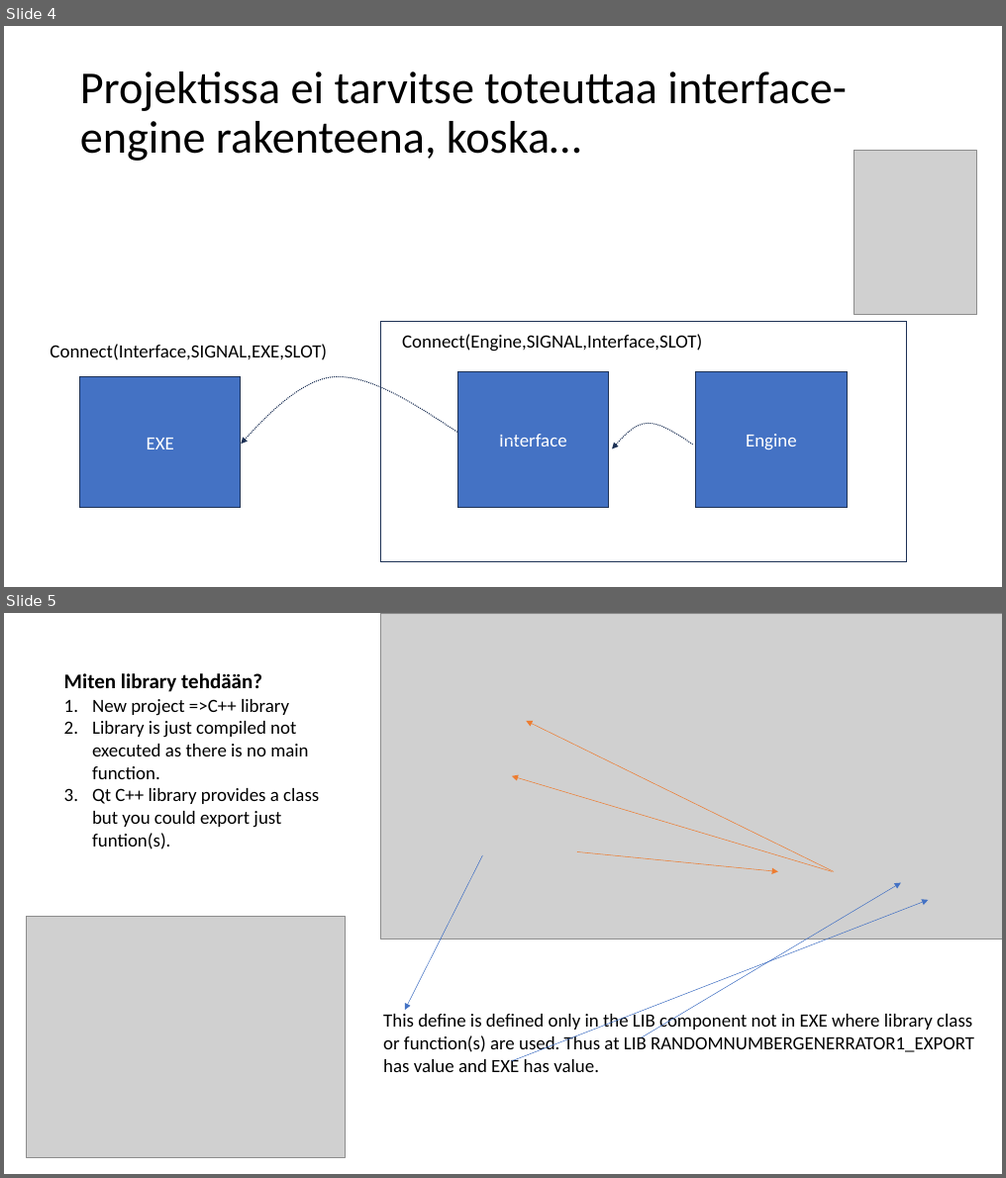
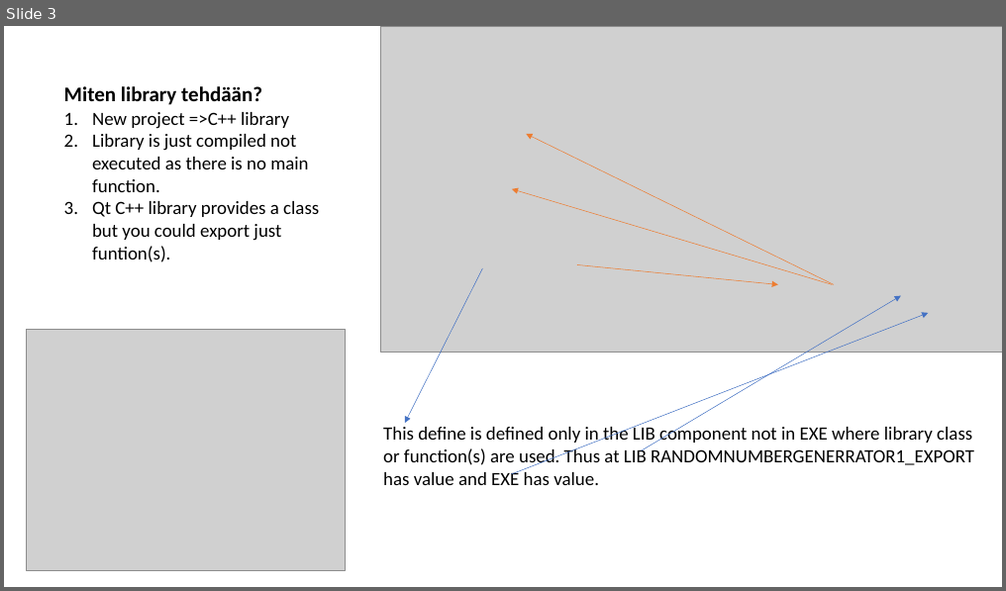
Before and after one commit to kajyrkka/Olio-kevat2025, a slide deck: QtOsa2/dll_exe_kevat2025.pptx. Shown one above the other, each under a label of ours: slides 4 and 5 before the commit, slide 3 after it. The pictures are 1006x1178 and 1006x591 pixels, drawn with LibreOffice and Linux fonts; fonts in the diff are those of the drawing; grey boxes stand for pictures. Boxes give left, top, right and bottom in pixels: in the first picture for what was removed or moved away, otherwise in the second. Text is boxed around its words. In the diff, an @@ line names an element or a change of style, - is before the commit and + after.

```diff
--- a/QtOsa2/dll_exe_kevat2025.pptx
+++ b/QtOsa2/dll_exe_kevat2025.pptx
@@ slide 4 removed at (4,26,1002,587), background #FFFFFF @@
@@ title removed at (80,72,846,161) @@
-Projektissa ei tarvitse toteuttaa interface-engine rakenteena, koska…
@@ picture removed at (854,151,977,315) @@
@@ group removed at (50,322,907,563): 4 rectangles, 2 texts, 2 freeform shapes, 1 arc (boxed as its full ellipse) @@
-EXE
-Interface
-Engine
-Connect(Interface,SIGNAL,EXE,SLOT)
-Connect(Engine,SIGNAL,Interface,SLOT)
@@ what was slide 5 is now slide 3 @@
```
Also in this commit, not shown: 2 slides changed, 2 slides added, 2 other slides removed, 2 other files.
